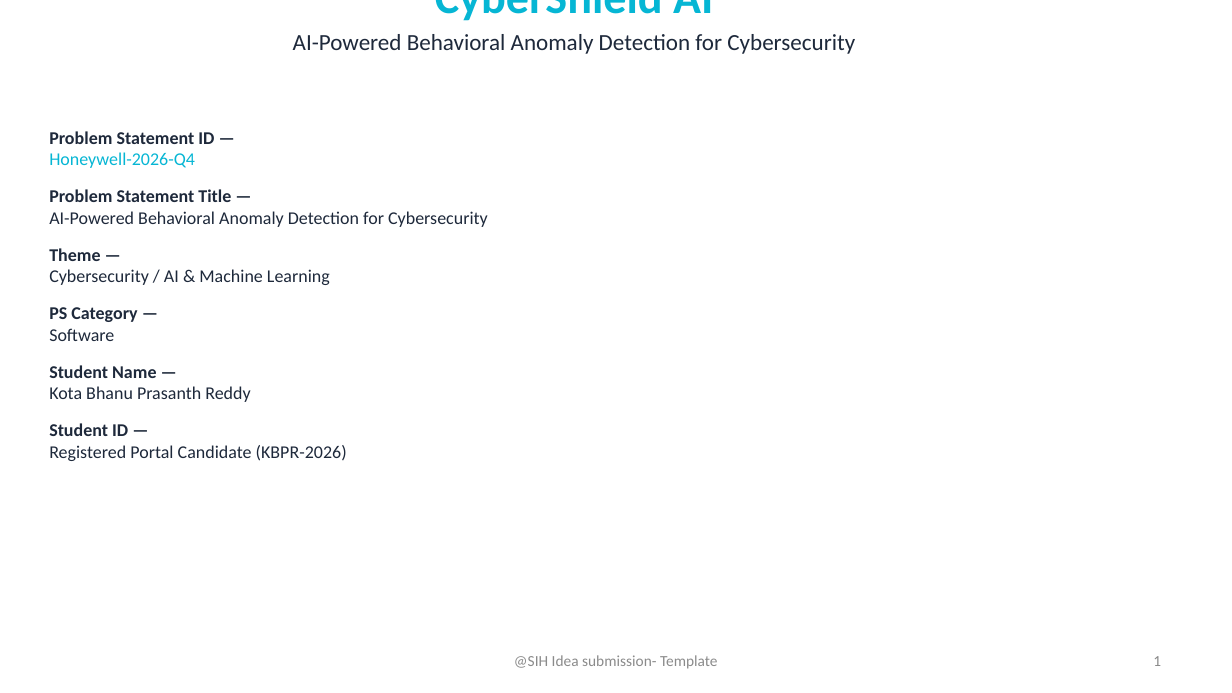
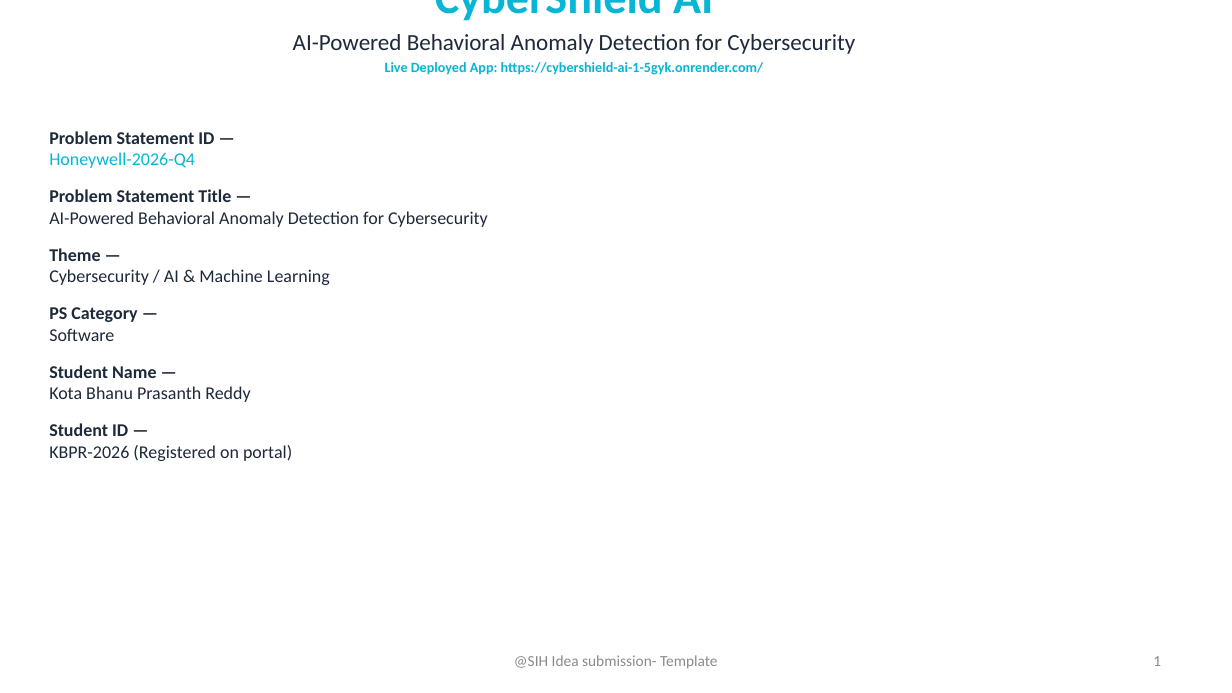
Before and after one commit to Prasanth4689/CyberShield-AI, a slide deck: slide 1 of CyberShield_AI_Idea_Submission.pptx. Drawn at 1232x693 pixels with LibreOffice and Linux fonts; fonts in the diff are those of the drawing. Boxes give left, top, right and bottom in pixels: in the first picture for what was removed or moved away, otherwise in the second. Text is boxed around its words. In the diff, an @@ line names an element or a change of style, - is before the commit and + after.

Commit message:
Update Solution Report and Source Code Docs to high-quality Chrome PDF exports with executive Inter typography, badges, and deployed Render website URL

```diff
--- a/CyberShield_AI_Idea_Submission.pptx
+++ b/CyberShield_AI_Idea_Submission.pptx
@@ text at (385, 62, 763, 75): paragraph added @@
+Live Deployed App: https://cybershield-ai-1-5gyk.onrender.com/
@@ text at (49, 445, 292, 461): text changed @@
-Registered Portal Candidate (KBPR-2026)
+KBPR-2026 (Registered on portal)
```
Also in this commit, not shown: 5 other slides changed, 5 other files.
